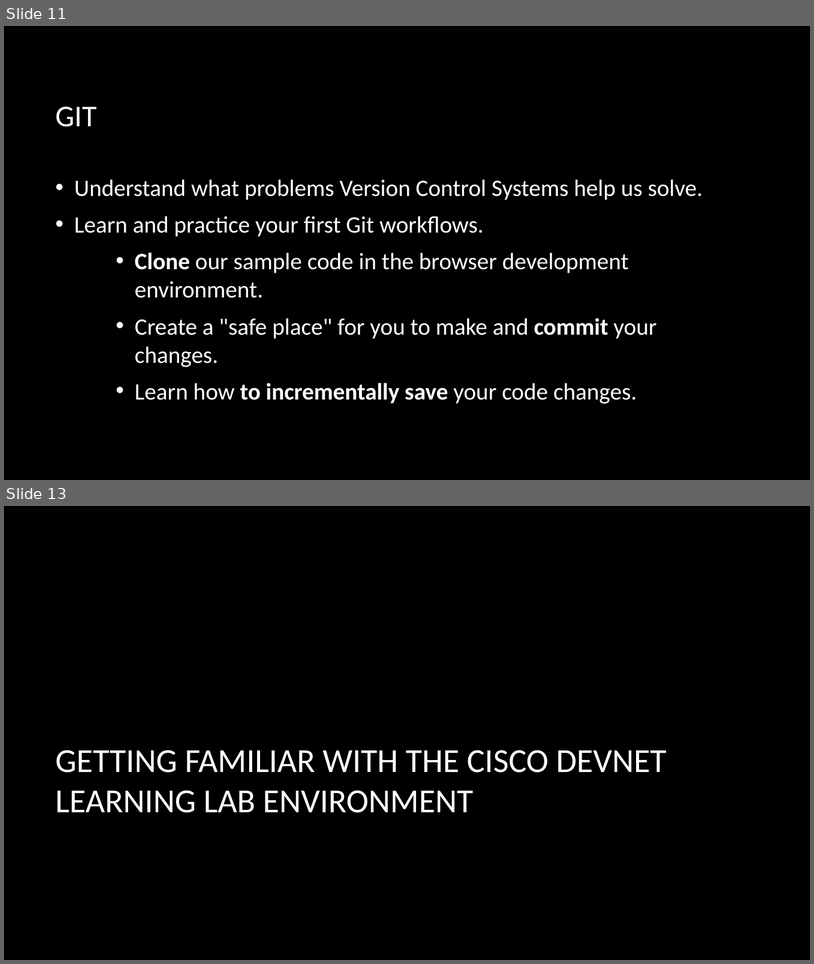
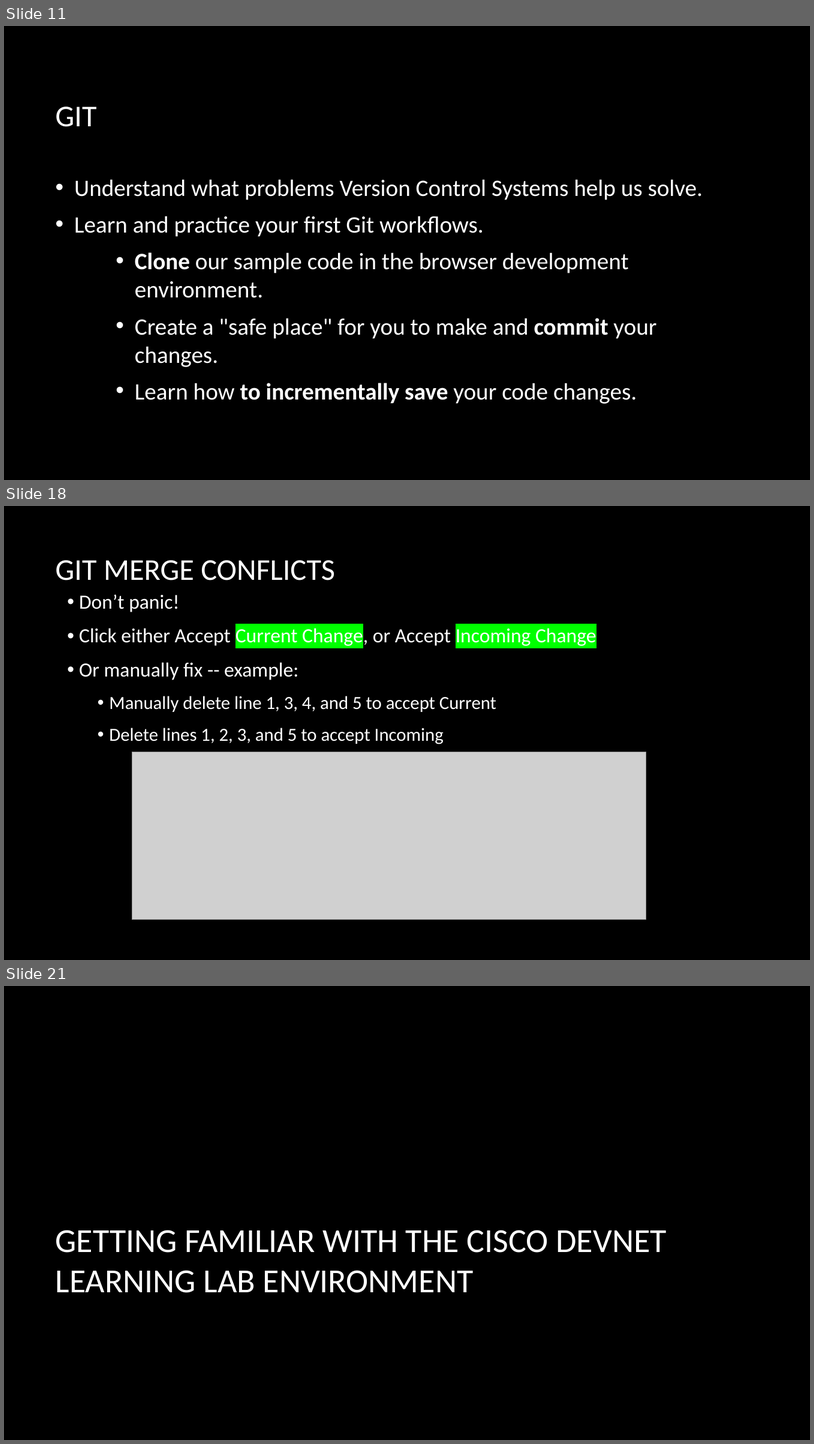
Before and after one commit to CiscoDevNet/WASTC2024-vFDW, a slide deck: 1-Monday/Intro-to-Git/WASTC2024-vFDW-Intro-to-Git.pptx. Shown one above the other, each under a label of ours: slides 11 and 13 before the commit, slides 11, 18 and 21 after it; the slides between them are not shown. The pictures are 814x964 and 814x1444 pixels, drawn with LibreOffice and Linux fonts; fonts in the diff are those of the drawing; grey boxes stand for pictures; background and template pictures are left out. Boxes give left, top, right and bottom in pixels: in the first picture for what was removed or moved away, otherwise in the second. Text is boxed around its words. In the diff, an @@ line names an element or a change of style, - is before the commit and + after.

```diff
--- a/1-Monday/Intro-to-Git/WASTC2024-vFDW-Intro-to-Git.pptx
+++ b/1-Monday/Intro-to-Git/WASTC2024-vFDW-Intro-to-Git.pptx
@@ slide 18 added at <box>4,506,810,960</box>, background picture (left out) @@
@@ title added at <box>56,560,335,580</box>, 36 pt, text #FFFFFF @@
+GIT MERGE CONFLICTS
@@ text added at <box>79,594,597,744</box>, 24 pt, text #FFFFFF @@
+• Don’t panic!
+• Click either Accept Current Change, or Accept Incoming Change
+• Or manually fix -- example:
+  • Manually delete line 1, 3, 4, and 5 to accept Current
+  • Delete lines 1, 2, 3, and 5 to accept Incoming
@@ picture added at <box>132,751,647,919</box> @@
@@ what was slide 13 is now slide 21 @@
```
Also in this commit, not shown: 1 slide changed, 8 other slides added, 1 slide removed.
